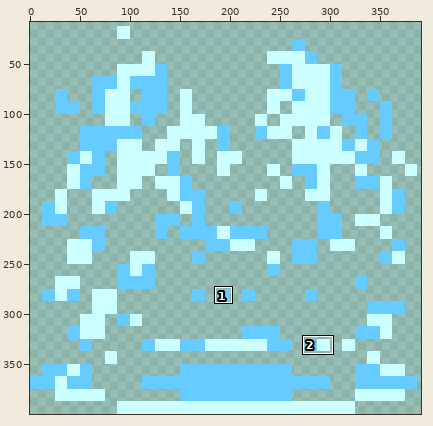
File history of a sprite sheet, app/src/main/res/drawable/miss_4.png. The picture above shows the old version from afar; the outline marks the close-up.
Close-up. Before:
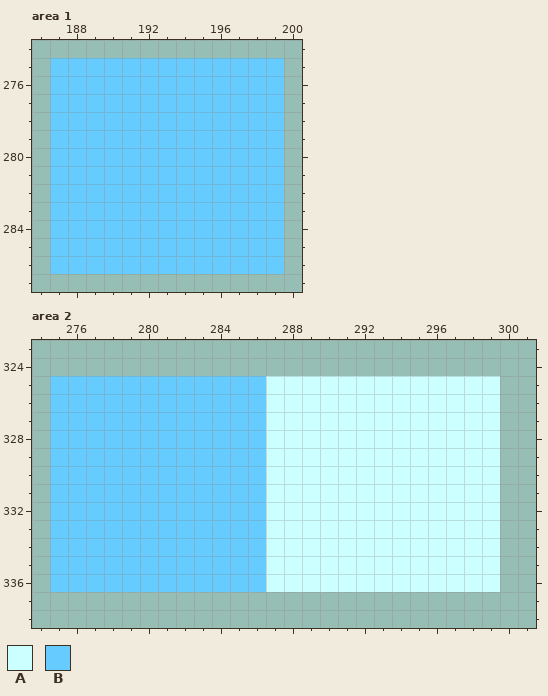
The file is 400x400 pixels. Shown: area 1: x 186..200, y 274..287; area 2: x 274..301, y 323..338. The wide view leaves out empty margins. The commit also changed other parts of the picture, which this record leaves out.
Palette (. is transparent): A #ccffff  B #66ccff
Pixels before, area 1, first column x 187:
275 BBBBBBBBBBBBB
276 BBBBBBBBBBBBB
277 BBBBBBBBBBBBB
278 BBBBBBBBBBBBB
279 BBBBBBBBBBBBB
280 BBBBBBBBBBBBB
281 BBBBBBBBBBBBB
282 BBBBBBBBBBBBB
283 BBBBBBBBBBBBB
284 BBBBBBBBBBBBB
285 BBBBBBBBBBBBB
286 BBBBBBBBBBBBB
Pixels before, area 2, first column x 275:
325 BBBBBBBBBBBBAAAAAAAAAAAAA
326 BBBBBBBBBBBBAAAAAAAAAAAAA
327 BBBBBBBBBBBBAAAAAAAAAAAAA
328 BBBBBBBBBBBBAAAAAAAAAAAAA
329 BBBBBBBBBBBBAAAAAAAAAAAAA
330 BBBBBBBBBBBBAAAAAAAAAAAAA
331 BBBBBBBBBBBBAAAAAAAAAAAAA
332 BBBBBBBBBBBBAAAAAAAAAAAAA
333 BBBBBBBBBBBBAAAAAAAAAAAAA
334 BBBBBBBBBBBBAAAAAAAAAAAAA
335 BBBBBBBBBBBBAAAAAAAAAAAAA
336 BBBBBBBBBBBBAAAAAAAAAAAAA
And afterwards:
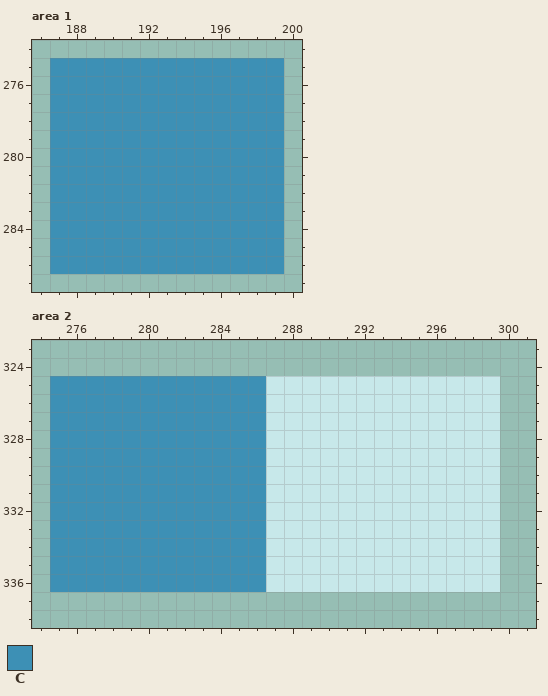
Colours new in this view: C #3d90b5
Change:
{"colour":"A","old":"#ccffff","new":"#c7e8ea"}
{"where": "area 1"}
{"y":275,"x":187,"old":"BBBBBBBBBBBBB","new":"CCCCCCCCCCCCC"}
{"y":276,"x":187,"old":"BBBBBBBBBBBBB","new":"CCCCCCCCCCCCC"}
{"y":277,"x":187,"old":"BBBBBBBBBBBBB","new":"CCCCCCCCCCCCC"}
{"y":278,"x":187,"old":"BBBBBBBBBBBBB","new":"CCCCCCCCCCCCC"}
{"y":279,"x":187,"old":"BBBBBBBBBBBBB","new":"CCCCCCCCCCCCC"}
{"y":280,"x":187,"old":"BBBBBBBBBBBBB","new":"CCCCCCCCCCCCC"}
{"y":281,"x":187,"old":"BBBBBBBBBBBBB","new":"CCCCCCCCCCCCC"}
{"y":282,"x":187,"old":"BBBBBBBBBBBBB","new":"CCCCCCCCCCCCC"}
{"y":283,"x":187,"old":"BBBBBBBBBBBBB","new":"CCCCCCCCCCCCC"}
{"y":284,"x":187,"old":"BBBBBBBBBBBBB","new":"CCCCCCCCCCCCC"}
{"y":285,"x":187,"old":"BBBBBBBBBBBBB","new":"CCCCCCCCCCCCC"}
{"y":286,"x":187,"old":"BBBBBBBBBBBBB","new":"CCCCCCCCCCCCC"}
{"where": "area 2"}
{"y":325,"x":275,"old":"BBBBBBBBBBBB","new":"CCCCCCCCCCCC"}
{"y":326,"x":275,"old":"BBBBBBBBBBBB","new":"CCCCCCCCCCCC"}
{"y":327,"x":275,"old":"BBBBBBBBBBBB","new":"CCCCCCCCCCCC"}
{"y":328,"x":275,"old":"BBBBBBBBBBBB","new":"CCCCCCCCCCCC"}
{"y":329,"x":275,"old":"BBBBBBBBBBBB","new":"CCCCCCCCCCCC"}
{"y":330,"x":275,"old":"BBBBBBBBBBBB","new":"CCCCCCCCCCCC"}
{"y":331,"x":275,"old":"BBBBBBBBBBBB","new":"CCCCCCCCCCCC"}
{"y":332,"x":275,"old":"BBBBBBBBBBBB","new":"CCCCCCCCCCCC"}
{"y":333,"x":275,"old":"BBBBBBBBBBBB","new":"CCCCCCCCCCCC"}
{"y":334,"x":275,"old":"BBBBBBBBBBBB","new":"CCCCCCCCCCCC"}
{"y":335,"x":275,"old":"BBBBBBBBBBBB","new":"CCCCCCCCCCCC"}
{"y":336,"x":275,"old":"BBBBBBBBBBBB","new":"CCCCCCCCCCCC"}
